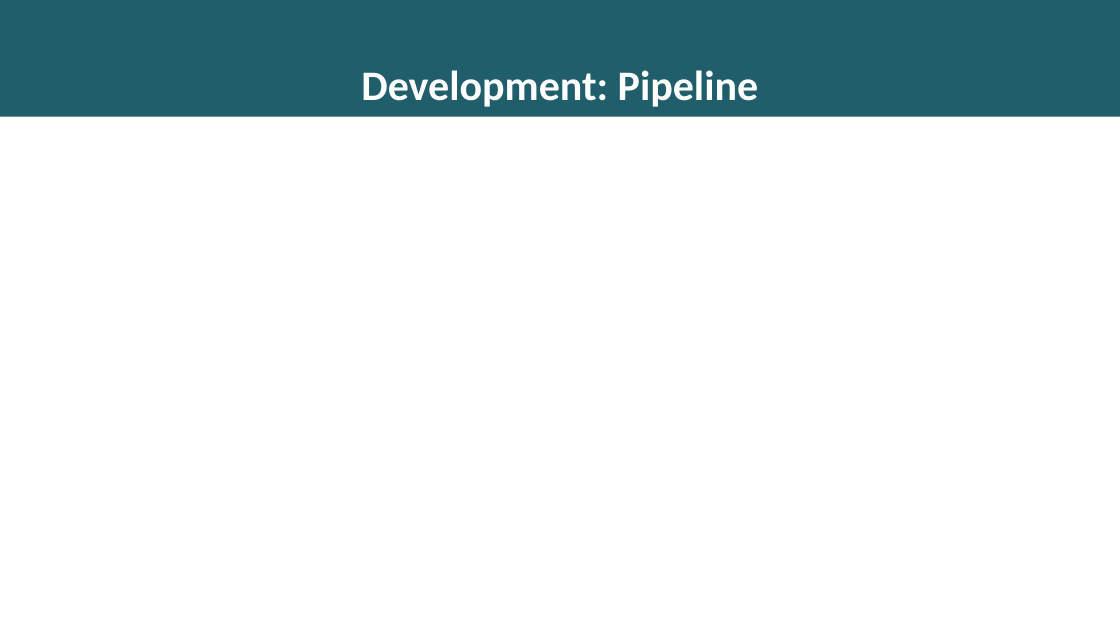
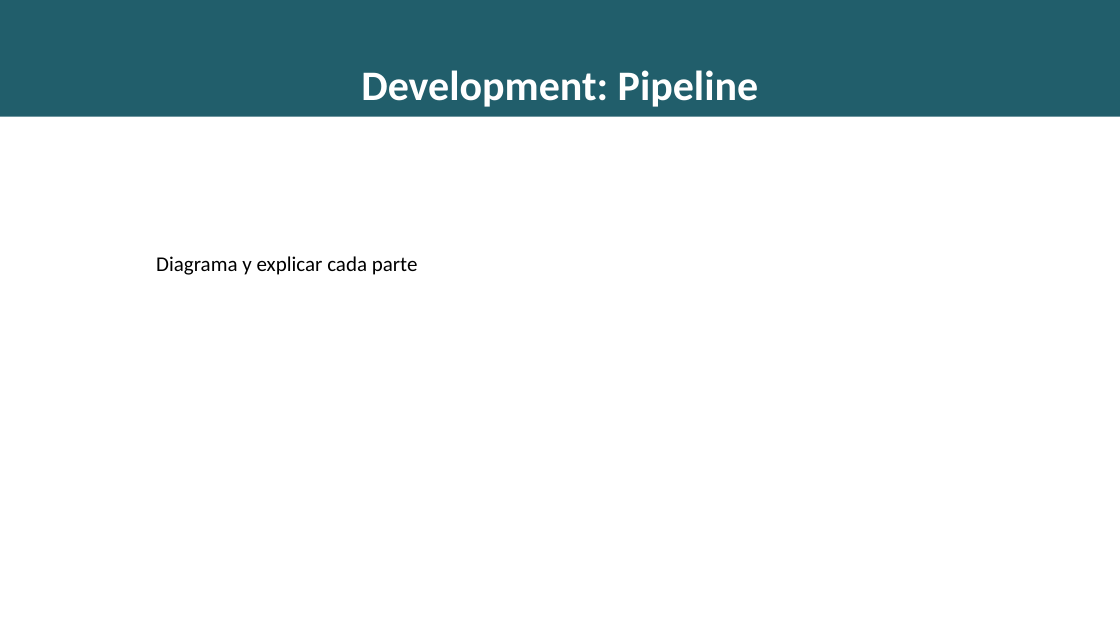
Before and after one commit to richardseba/TFG-Docs, a slide deck: slide 12 of Entregables/Presentacion.pptx (slide 7 before the commit). Drawn at 1120x630 pixels with LibreOffice and Linux fonts; fonts in the diff are those of the drawing. Boxes give left, top, right and bottom in pixels: in the first picture for what was removed or moved away, otherwise in the second. Text is boxed around its words. In the diff, an @@ line names an element or a change of style, - is before the commit and + after.

```diff
--- a/Entregables/Presentacion.pptx
+++ b/Entregables/Presentacion.pptx
@@ text added at box(156, 256, 418, 275), 18 pt, text #000000 @@
+Diagrama y explicar cada parte
```
Also in this commit, not shown: 7 other slides changed, 12 slides added, 3 slides removed, 9 other files.
